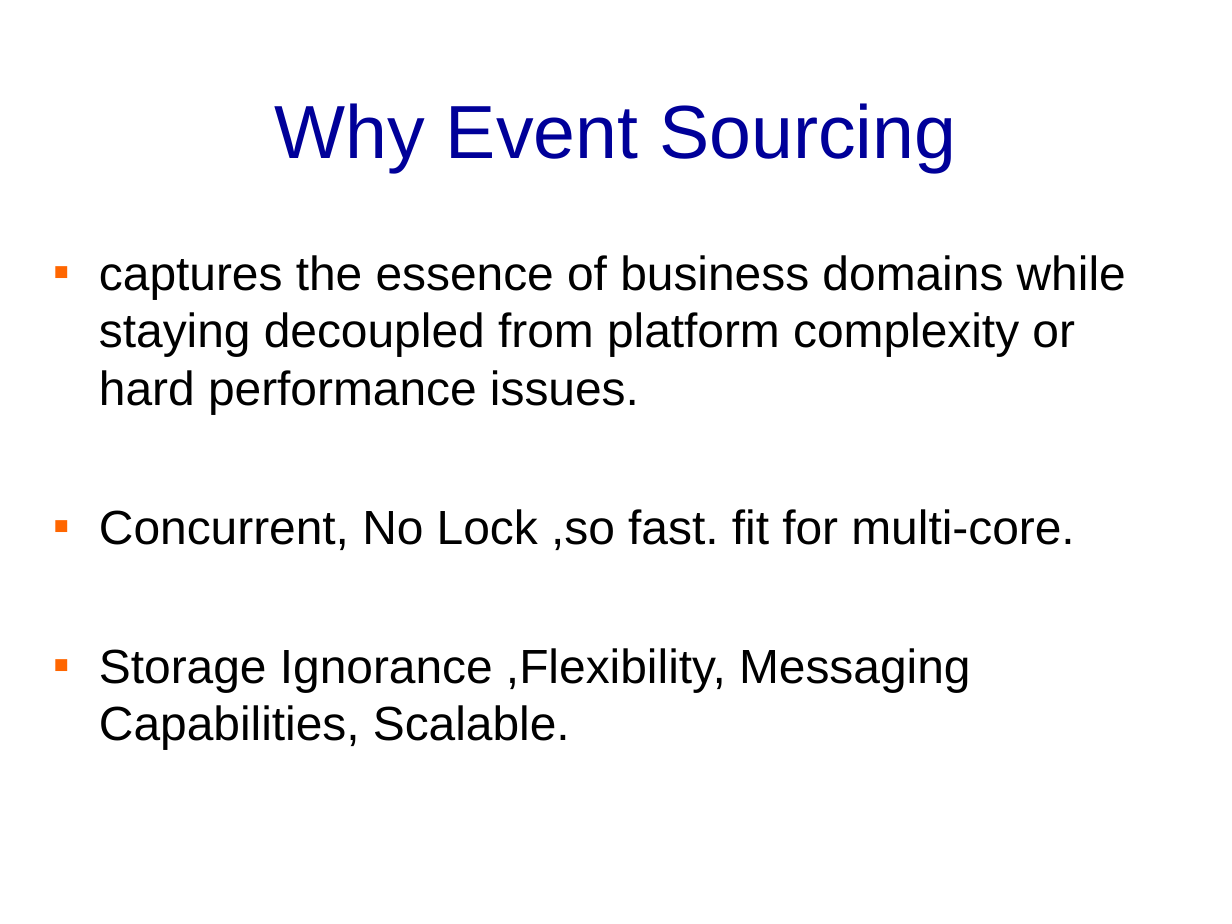
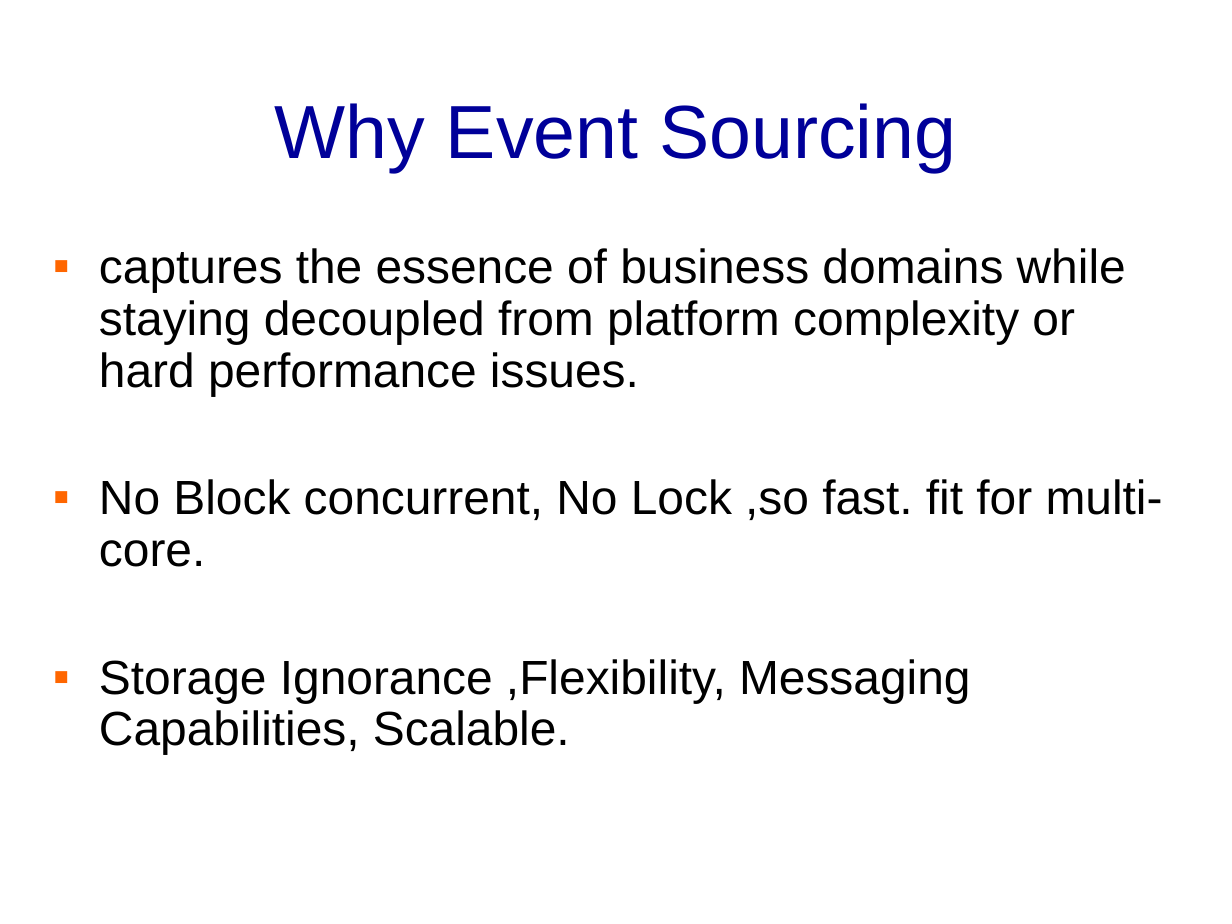
Before and after one commit to banq/jdonframework, a slide deck: slide 11 of doc/english/JdonFramework.ppt. Drawn at 1232x924 pixels with LibreOffice and Linux fonts; fonts in the diff are those of the drawing; background and template pictures are left out. Boxes give left, top, right and bottom in pixels: in the first picture for what was removed or moved away, otherwise in the second. Text is boxed around its words. In the diff, an @@ line names an element or a change of style, - is before the commit and + after.

Commit message:
No Block

```diff
--- a/doc/english/JdonFramework.ppt
+++ b/doc/english/JdonFramework.ppt
@@ text at <box>99,248,1126,754</box>: line spacing 1 to 0.9 @@
@@ text at <box>99,479,1163,567</box>: text changed @@
-▪ Concurrent, No Lock ,so fast. fit for multi-core.
+▪ No Block concurrent, No Lock ,so fast. fit for multi-core.
```
Also in this commit, not shown: 1 other slide changed, 10 other files.
